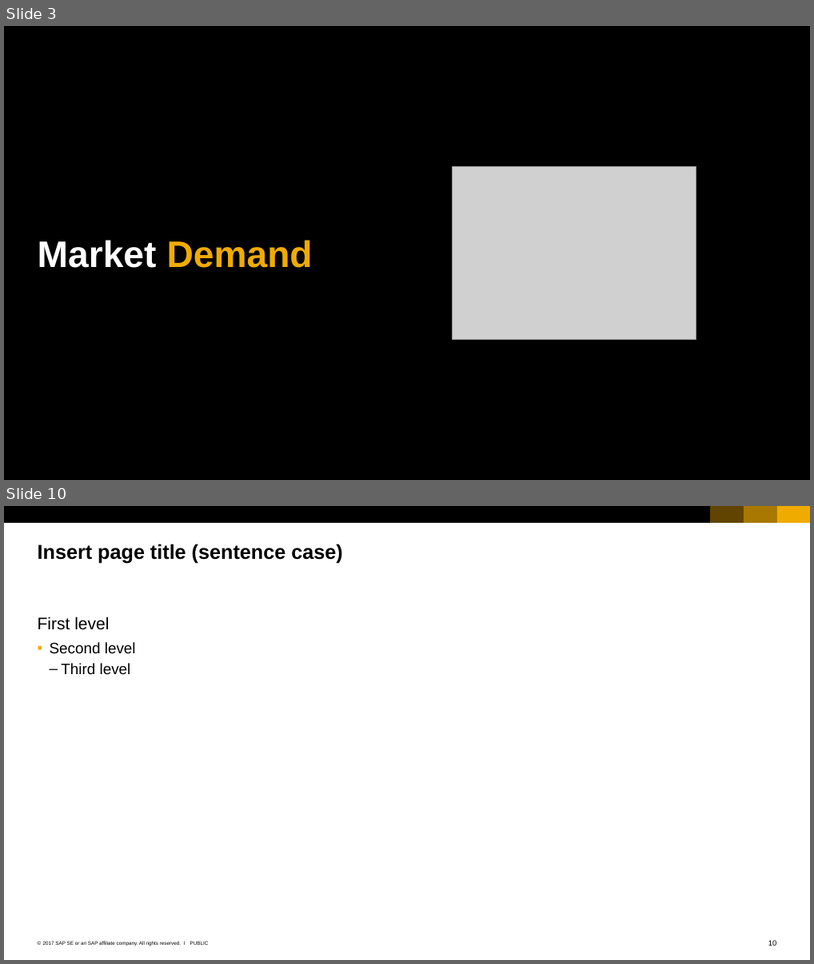
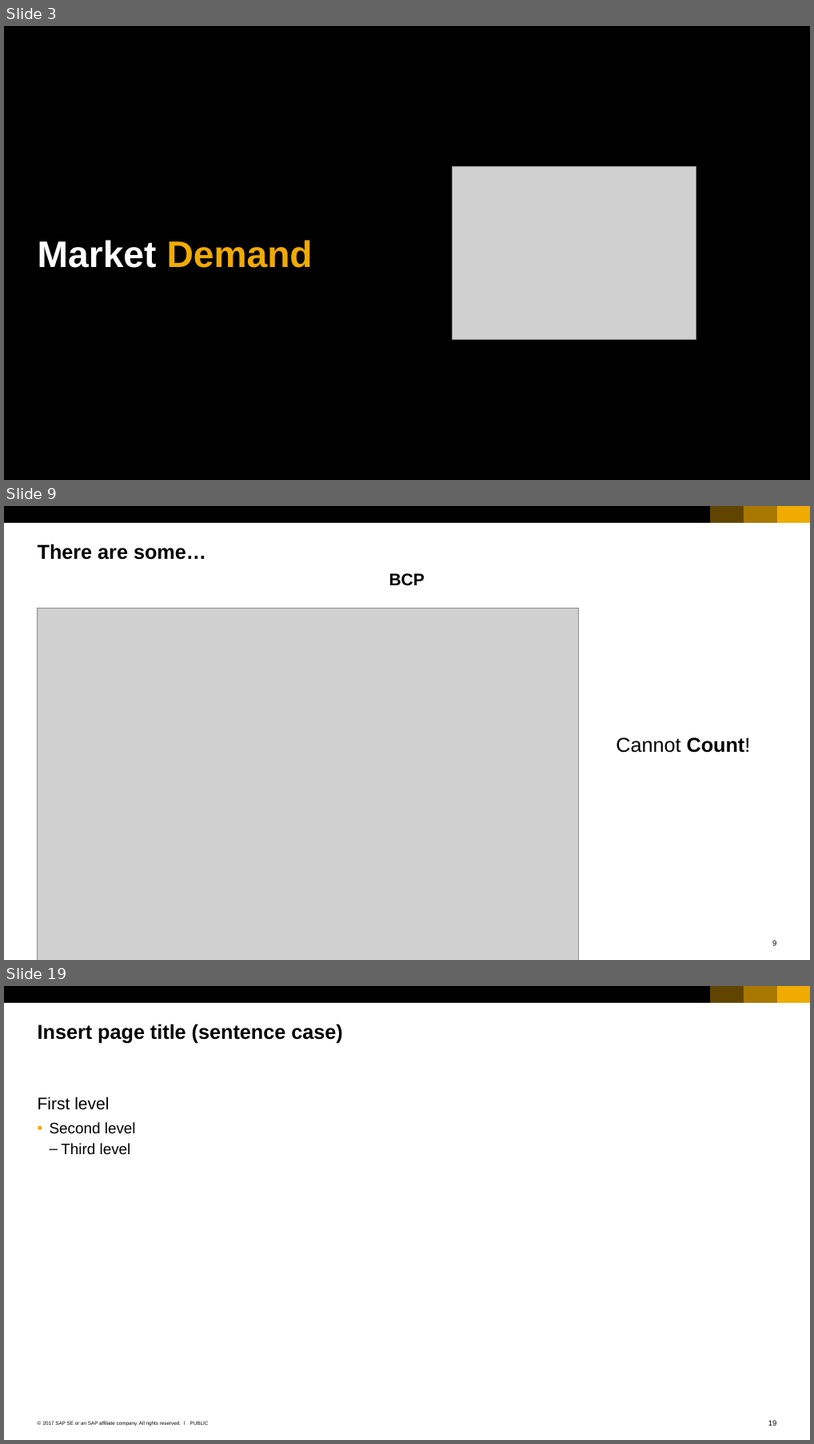
Before and after one commit to qianyilun/workload-calculator, a slide deck: SAP_2017_16x9_black_and_white.pptx. Shown one above the other, each under a label of ours: slides 3 and 10 before the commit, slides 3, 9 and 19 after it; the slides between them are not shown. The pictures are 814x964 and 814x1444 pixels, drawn with LibreOffice and Linux fonts; fonts in the diff are those of the drawing; grey boxes stand for pictures. Boxes give left, top, right and bottom in pixels: in the first picture for what was removed or moved away, otherwise in the second. Text is boxed around its words. In the diff, an @@ line names an element or a change of style, - is before the commit and + after.

```diff
--- a/SAP_2017_16x9_black_and_white.pptx
+++ b/SAP_2017_16x9_black_and_white.pptx
@@ slide 9 added at <box>4,506,810,960</box>, background #FFFFFF; not listed: 5 template elements that a slide beside it also shows @@
@@ title added at <box>38,544,206,560</box>, 24 pt, text #000000, bold @@
+There are some…
@@ text added at <box>390,573,425,586</box>, 20 pt, text #000000, bold @@
+BCP
@@ picture added at <box>38,608,578,960</box> @@
@@ text added at <box>616,737,751,752</box>, 24 pt, text #000000 @@
+Cannot Count!
@@ what was slide 10 is now slide 19 @@
```
Also in this commit, not shown: 14 other slides added, 6 slides removed.
